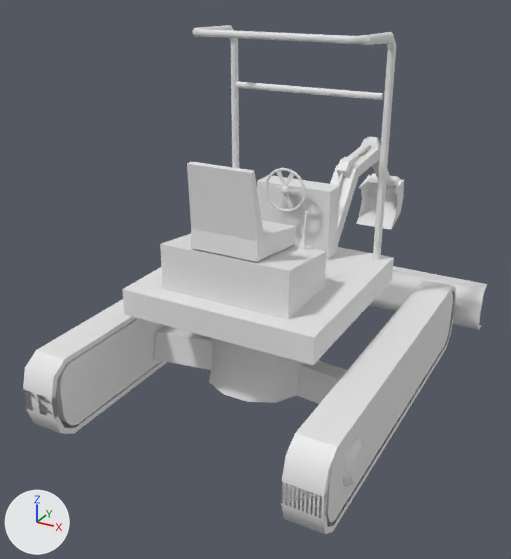
Renders of the FBX model ExplainProject/asset/fbx/P_s.fbx from each side of a commit.
Rendered twice from a 50 mm lens placed at (1.47, -2.76, 1.97), pointed at (-0.14, 0.16, 0.51). The axes (+X, +Y, +Z) are drawn at lower left. The lights are the same throughout. Where no turn or scale is listed for an object, it has been applied to the vertices.

The scene before the commit, as lines of its bpy script (objects in view):
```python
ob_box001 = bpy.data.objects.new('Box001', me_mesh)
ob_box001.location = (0.0, 0.0, 0.508)
ob_box002 = bpy.data.objects.new('Box002', me_mesh_002)
ob_box002.location = (-0.559, 0.0, 0.215)
ob_box004 = bpy.data.objects.new('Box004', me_mesh_006)
ob_box004.location = (0.0, -0.203, 0.837)
ob_box010 = bpy.data.objects.new('Box010', me_mesh_013)
ob_box010.location = (0.0, 1.702, 0.428)
ob_cylinder001 = bpy.data.objects.new('Cylinder001', me_mesh_001)
ob_cylinder001.location = (-0.002, 0.004, 0.091)
ob_cylinder002 = bpy.data.objects.new('Cylinder002', me_mesh_003)
ob_cylinder002.location = (-0.724, 0.647, 0.216)
ob_cylinder003 = bpy.data.objects.new('Cylinder003', me_mesh_005)
ob_cylinder003.location = (0.724, 0.647, 0.216)
ob_cylinder003.rotation_euler = (1.571, 0.0, -1.571)  # degrees (90, 0, -90)
ob_cylinder003.scale = (0.0254, 0.0254, -0.0363)
ob_cylinder005 = bpy.data.objects.new('Cylinder005', me_mesh_009)
ob_cylinder005.location = (-0.406, 0.425, 0.599)
ob_sphere001 = bpy.data.objects.new('Sphere001', me_mesh_007)
ob_sphere001.location = (0.001, 0.203, 0.992)
# also in view: 'Box003' at (0.65, 0.0, 0.21); 'Box008' at (0.0, 1.14, 0.76)
```
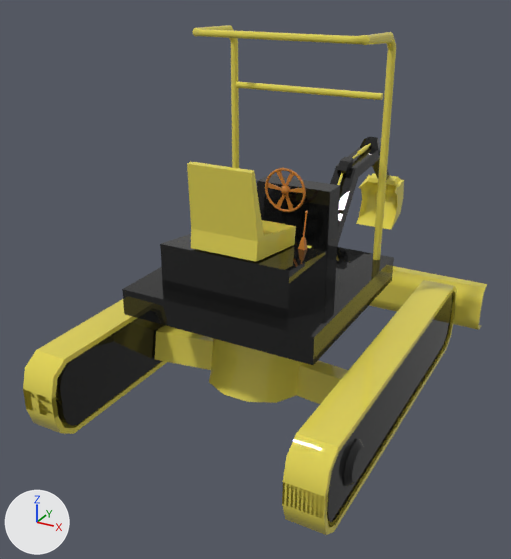
Where the change shows, as pixel boxes [x1, y1, x2, y2] in the pictures (511 x 559 px):
'Box001', recoloured (grey to black)
    both: [122, 175, 394, 365]
'Cylinder003', recoloured, moved, rescaled (white to yellow)
    before: [281, 280, 456, 534]
    after: [282, 280, 457, 535]
'Cylinder001', recoloured (grey to yellow)
    both: [155, 266, 487, 404]
'Box004', recoloured (grey to yellow)
    both: [187, 161, 296, 262]
'Box003', recoloured
    both: [326, 292, 453, 522]
'Box002', recoloured (grey to black)
    both: [56, 318, 165, 425]
'Cylinder005', recoloured (grey to yellow)
    both: [192, 25, 396, 260]
'Cylinder002', recoloured (white to yellow)
    both: [23, 299, 167, 434]
'Box008', recoloured (white to black)
    both: [330, 137, 389, 247]
'Box010', recoloured (white to yellow)
    both: [356, 173, 404, 229]
'Sphere001', recoloured
    both: [265, 168, 306, 212]

What changed in the scene script:
```text
Add mat_material__22:
    mat_material__22 = principled_material('Material #22')
    mat_material__22.base_color = (0.0103, 0.0103, 0.0103)  # black #1a1a1a
    mat_material__22.roughness = 0.0
Add mat_material__21:
    mat_material__21 = principled_material('Material #21')
    mat_material__21.base_color = (0.773, 0.666, 0.0906)  # yellow #e4d555
    mat_material__21.roughness = 0.0
Add mat_material__23:
    mat_material__23 = principled_material('Material #23')
    mat_material__23.base_color = (0.542, 0.196, 0.0332)  # orange #c27a33
    mat_material__23.roughness = 0.0
Change me_mesh_007:
    where me_mesh_007.from_pydata(...)  # 374 vertices, 398 faces; spans x -0.112..0.108, y -0.024..0.024, z -0.112..0.108
    add me_mesh_007.materials.append(mat_material__23)  # orange #c27a33
Change me_mesh_003:
    where me_mesh_003.from_pydata(...)  # 184 vertices, 136 faces; spans x 0.0..0.17, y -1.56..0.25, z -0.2..0.2
    add me_mesh_003.materials.append(mat_material__21)  # yellow #e4d555
Change me_mesh_009:
    where me_mesh_009.from_pydata(...)  # 210 vertices, 412 faces; spans x -0.018..0.831, y -0.372..0.019, z 0.0..1.124
    add me_mesh_009.materials.append(mat_material__21)  # yellow #e4d555
Change me_mesh_005:
    where me_mesh_005.from_pydata(...)  # 184 vertices, 136 faces; spans x -9.8..61.3, y -7.7..7.7, z -4.6..0.0
    add me_mesh_005.materials.append(mat_material__21)  # yellow #e4d555
Change me_mesh_004:
    where me_mesh_004.from_pydata(...)  # 96 vertices, 184 faces; spans x -24.2..24.2, y -3.8..3.8, z 0.0..8.5
    add me_mesh_004.materials.append(mat_material__22)  # black #1a1a1a
Change me_mesh:
    where me_mesh.from_pydata(...)  # 32 vertices, 24 faces; spans x -0.477..0.477, y -0.483..0.483, z 0.0..0.5
    add me_mesh.materials.append(mat_material__22)  # black #1a1a1a
Change me_mesh_011:
    where me_mesh_011.from_pydata(...)  # 216 vertices, 236 faces; spans x -0.097..0.097, y -0.076..1.075, z 0.0..0.505
    add me_mesh_011.materials.append(mat_material__22)  # black #1a1a1a
Change me_mesh_006:
    where me_mesh_006.from_pydata(...)  # 14 vertices, 11 faces; spans x -0.163..0.163, y -0.201..0.191, z -0.023..0.405
    add me_mesh_006.materials.append(mat_material__21)  # yellow #e4d555
Change me_mesh_013:
    where me_mesh_013.from_pydata(...)  # 46 vertices, 88 faces; spans x -0.124..0.124, y -0.168..0.043, z -0.034..0.278
    add me_mesh_013.materials.append(mat_material__21)  # yellow #e4d555
Change me_mesh_001:
    where me_mesh_001.from_pydata(...)  # 108 vertices, 208 faces; spans x -0.85..0.86, y -0.29..1.03, z -0.02..0.41
    add me_mesh_001.materials.append(mat_material__21)  # yellow #e4d555
Change me_mesh_002:
    where me_mesh_002.from_pydata(...)  # 96 vertices, 184 faces; spans x -0.19..0.0, y -0.85..0.85, z -0.16..0.16
    add me_mesh_002.materials.append(mat_material__22)  # black #1a1a1a
Change ob_cylinder003:
    ob_cylinder003.location: (0.724, 0.647, 0.216) -> (0.561, 0.647, 0.216)
    ob_cylinder003.scale: (0.0254, 0.0254, -0.0363) -> (0.0254, 0.0254, 0.0363)
```
